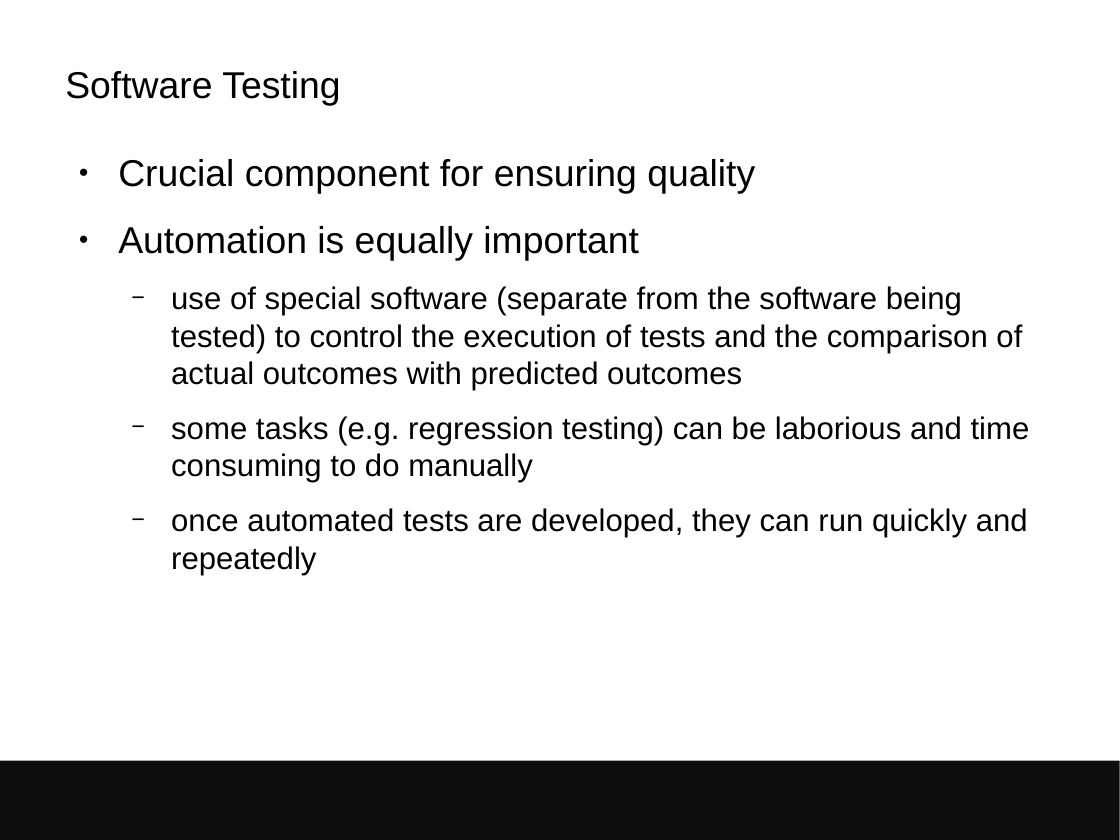
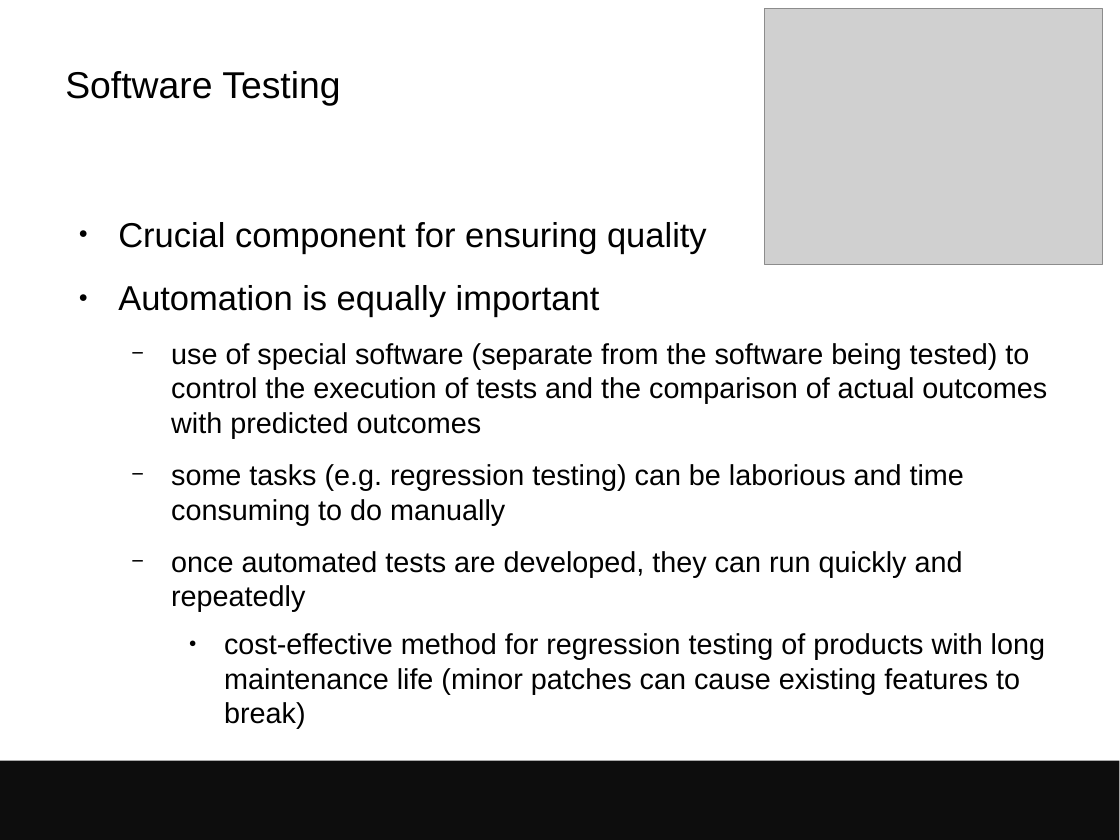
Before and after one commit to avullo/presentations, a slide deck: slide 4 of 2017/data-review-12-17/talk.odp. Drawn at 1120x840 pixels with LibreOffice and Linux fonts; fonts in the diff are those of the drawing; grey boxes stand for pictures; background and template pictures are left out. Boxes give left, top, right and bottom in pixels: in the first picture for what was removed or moved away, otherwise in the second. Text is boxed around its words. In the diff, an @@ line names an element or a change of style, - is before the commit and + after.

Commit message:
Talk update with pictures.

```diff
--- a/2017/data-review-12-17/talk.odp
+++ b/2017/data-review-12-17/talk.odp
@@ picture added at <box>764,9,1102,264</box> @@
@@ text at <box>118,222,1047,612</box>: size 24 to 22.2 pt in "Crucial component for ensuring quality", "Automation is equally important"; size 20 to 18.5 pt in "use of special software (separate from the ...", "some tasks (e.g. regression testing) can be ...", "once automated tests are developed, they can ..." @@
@@ text at <box>224,633,1045,694</box>: paragraph added @@
+    ● cost-effective method for regression testing of products with long maintenance life (minor patches can cause existing features to break)
```
Also in this commit, not shown: 1 other slide changed, 1 slide added, 1 slide removed.
